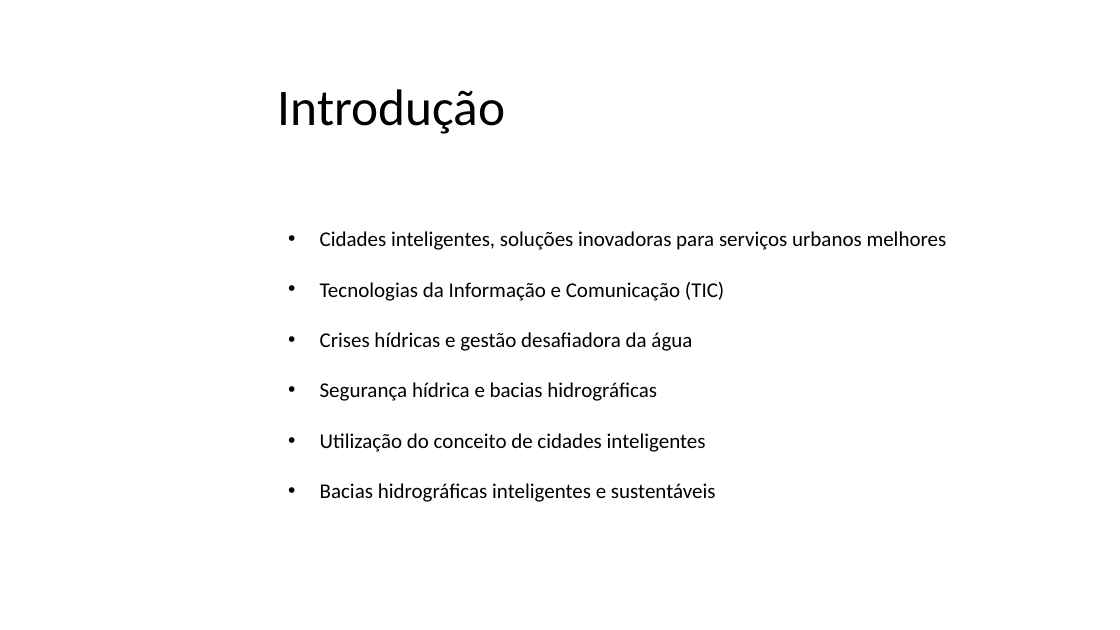
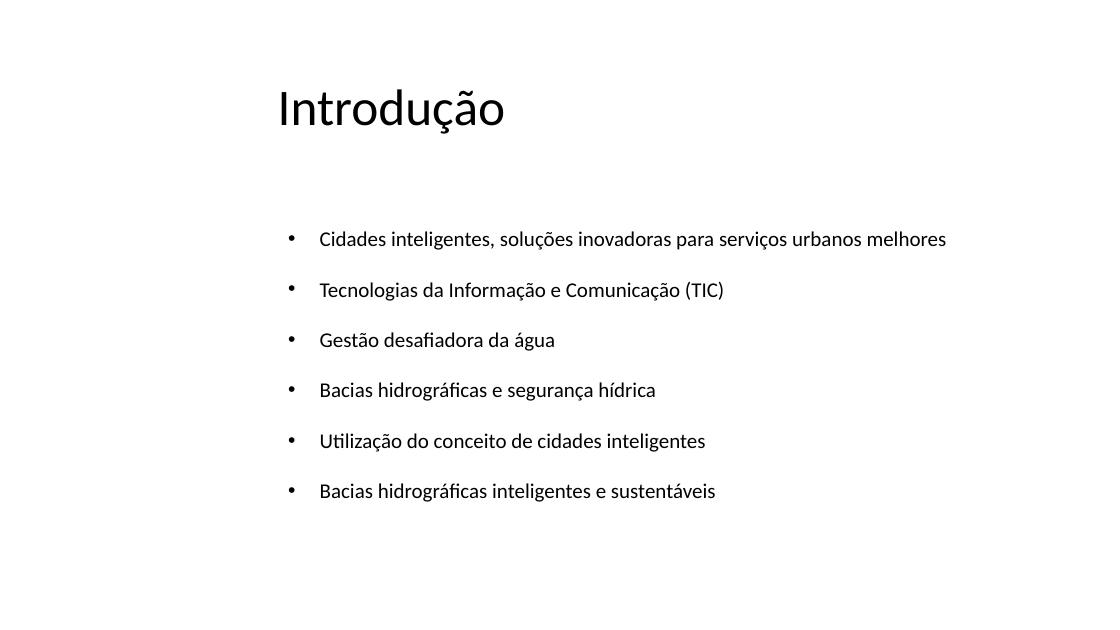
Before and after one commit to emiliobiasi/IniciacaoCientifica, a slide deck: slide 3 of RELATÓRIO FINAL E RESUMO/Emílio-apresentação_IC_IT .pptx. Drawn at 1120x630 pixels with LibreOffice and Linux fonts; fonts in the diff are those of the drawing; background and template pictures are left out. Boxes give left, top, right and bottom in pixels: in the first picture for what was removed or moved away, otherwise in the second. Text is boxed around its words. In the diff, an @@ line names an element or a change of style, - is before the commit and + after.

```diff
--- a/RELATÓRIO FINAL E RESUMO/Emílio-apresentação_IC_IT .pptx
+++ b/RELATÓRIO FINAL E RESUMO/Emílio-apresentação_IC_IT .pptx
@@ text at (x1=320, y1=332, x2=656, y2=401): text changed @@
-• Crises hídricas e gestão desafiadora da água
-• Segurança hídrica e bacias hidrográficas
+• Gestão desafiadora da água
+• Bacias hidrográficas e segurança hídrica
```
Also in this commit, not shown: 3 other slides changed, 2 slides removed.
